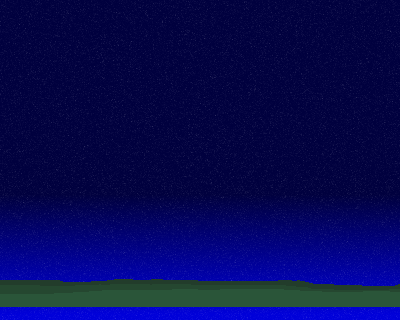
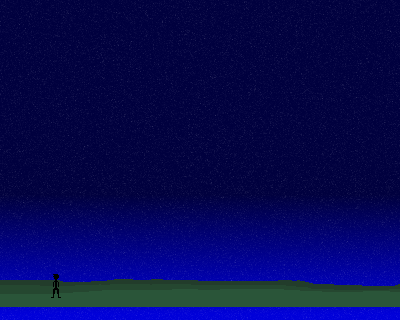
Layer changes from the first 400x320 image to the second:
showed "vampire" over left=51, top=274, right=61, bottom=298
